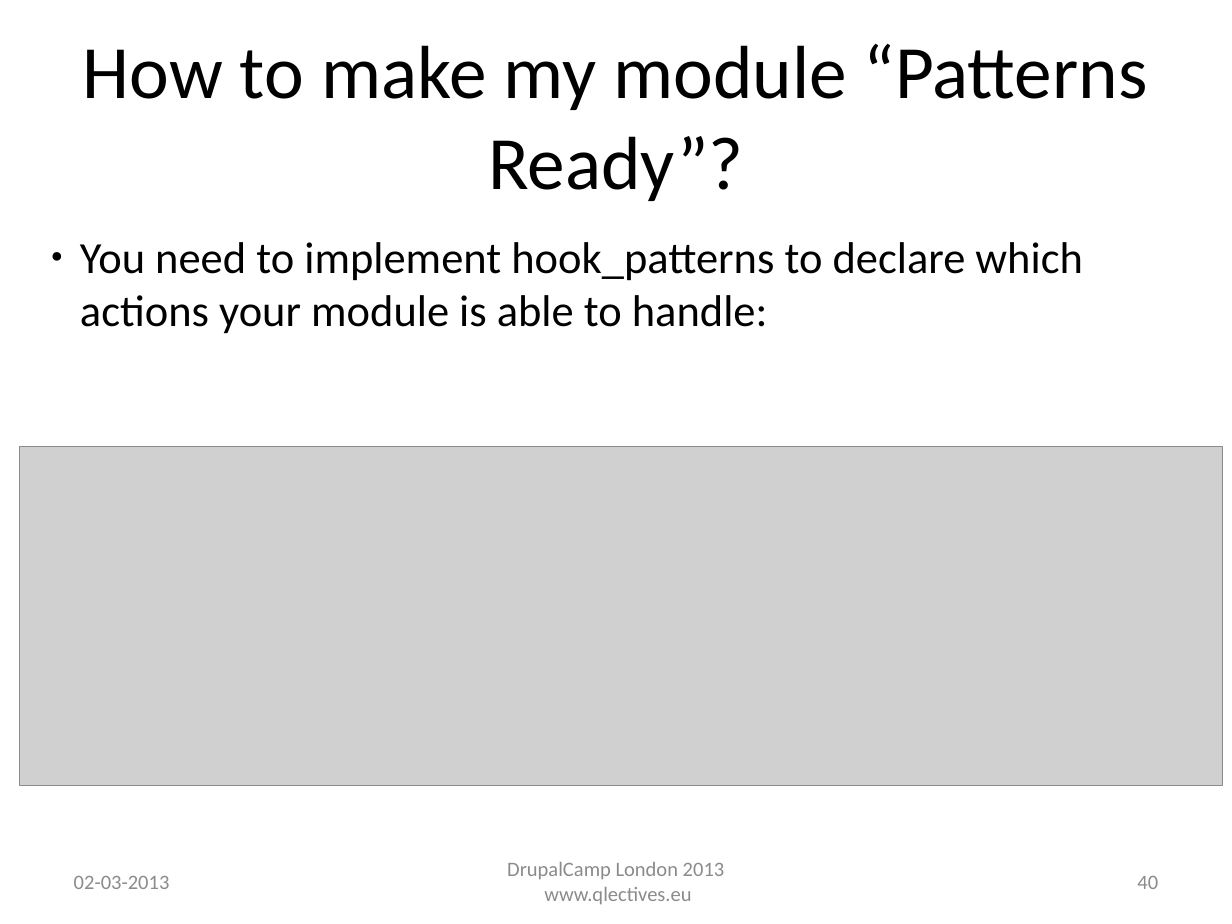
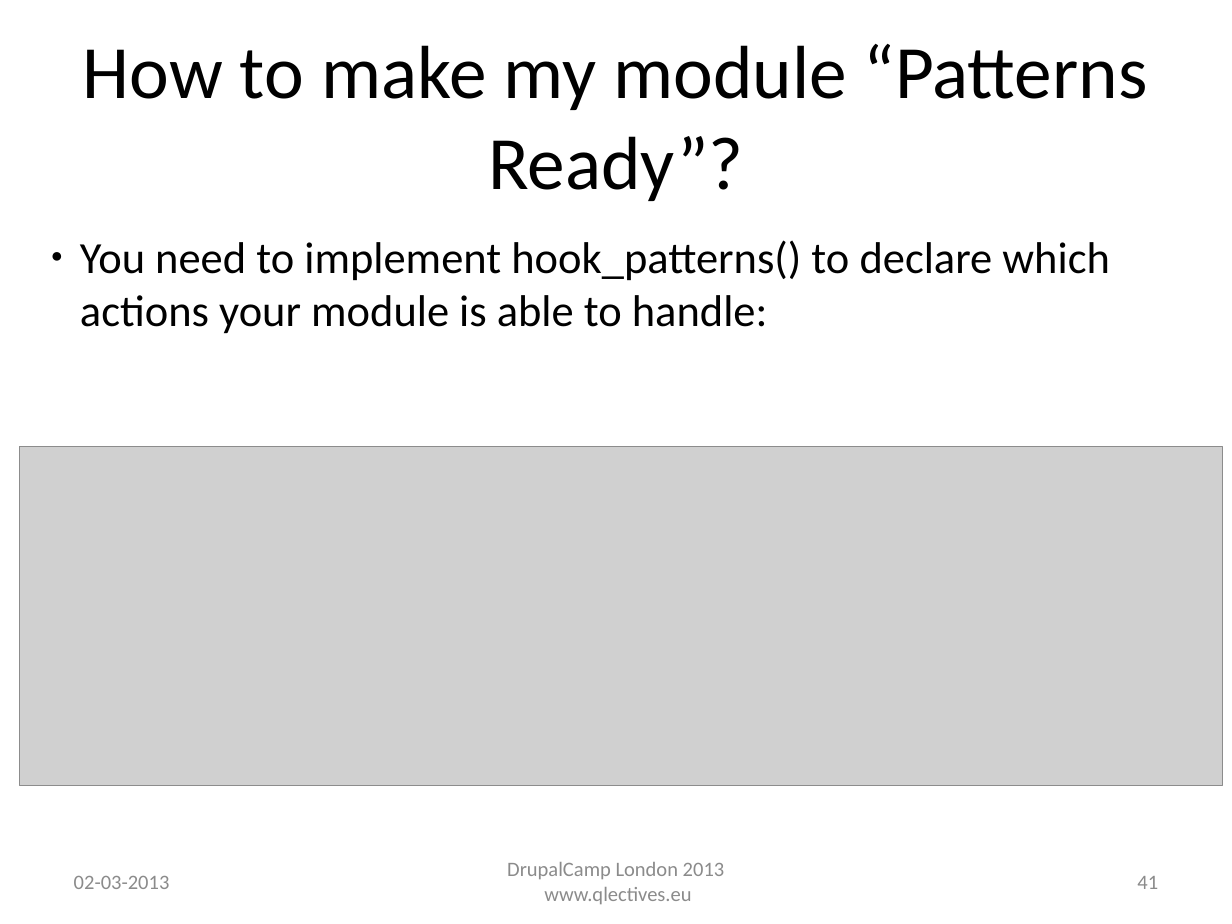
Before and after one commit to QScience/dc-slides, a slide deck: slide 41 of dclondon2013/patterns_dclondon2013.odp (slide 40 before the commit). Drawn at 1232x924 pixels with LibreOffice and Linux fonts; fonts in the diff are those of the drawing; grey boxes stand for pictures; background and template pictures are left out. Boxes give left, top, right and bottom in pixels: in the first picture for what was removed or moved away, otherwise in the second. Text is boxed around its words. In the diff, an @@ line names an element or a change of style, - is before the commit and + after.

```diff
--- a/dclondon2013/patterns_dclondon2013.odp
+++ b/dclondon2013/patterns_dclondon2013.odp
@@ text at (80,240,1110,334): text changed @@
-● You need to implement hook_patterns to declare which actions your module is able to handle:
+● You need to implement hook_patterns() to declare which actions your module is able to handle:
@@ page number at (1137,876,1158,889): text changed @@
-40
+41
```
Also in this commit, not shown: 15 other slides changed, 1 slide added, 3 other files.
